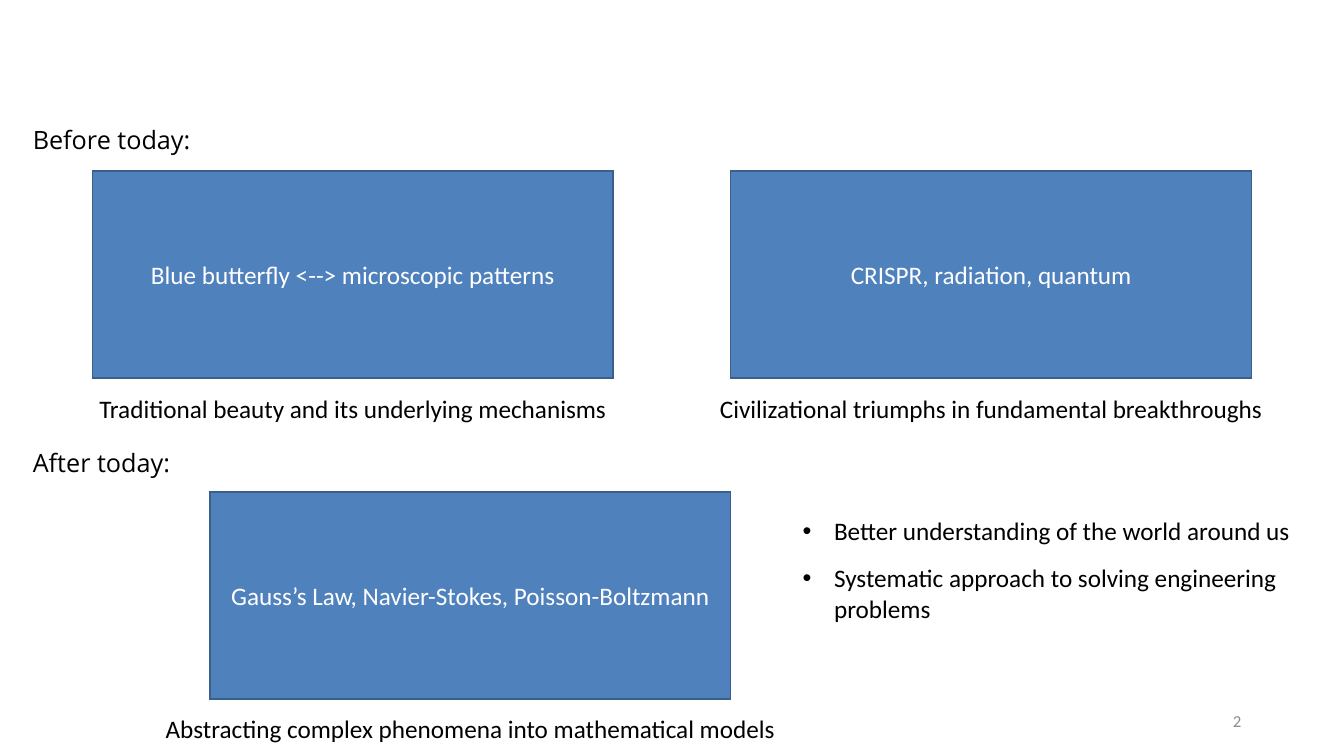
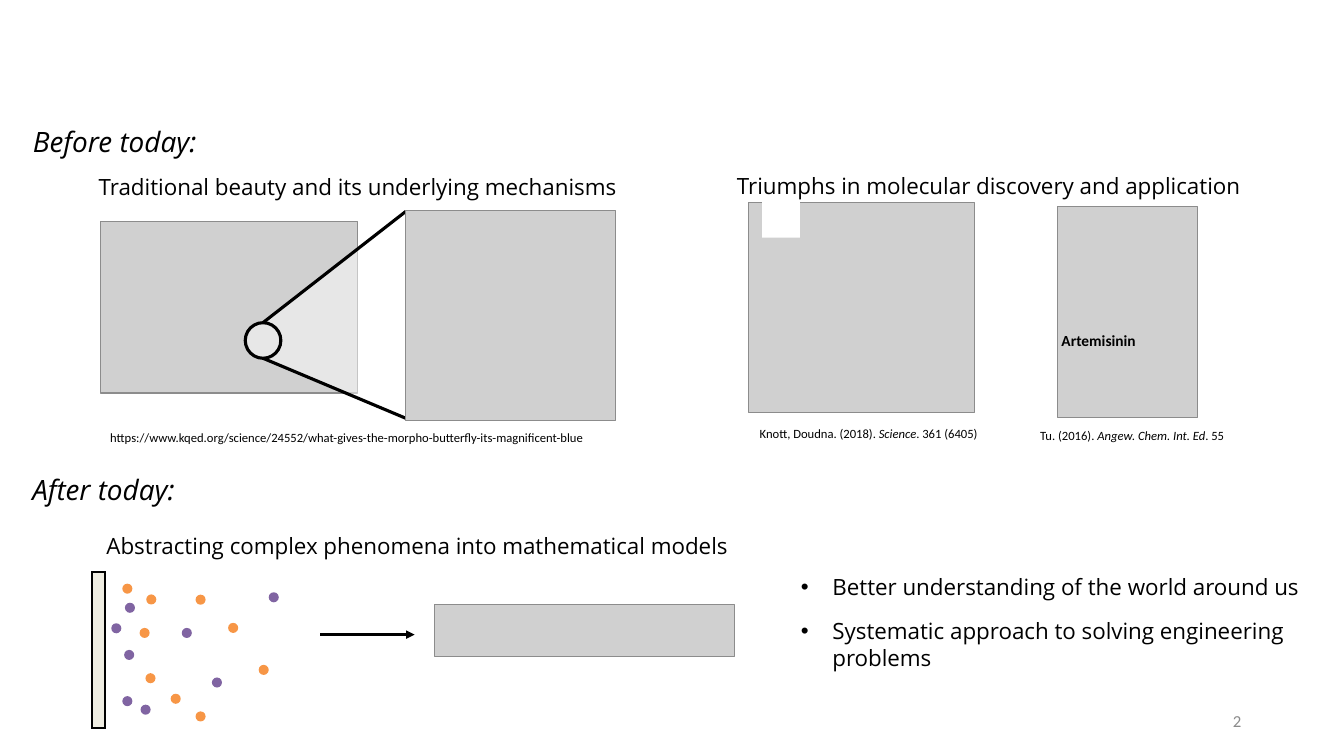
Before and after one commit to tyokokur/presentations, a slide deck: slide 2 of 20230427 CBE Student Colloquium.pptx. Drawn at 1344x756 pixels with LibreOffice and Linux fonts; fonts in the diff are those of the drawing; grey boxes stand for pictures; background and template pictures are left out. Boxes give left, top, right and bottom in pixels: in the first picture for what was removed or moved away, otherwise in the second. Text is boxed around its words. In the diff, an @@ line names an element or a change of style, - is before the commit and + after.

```diff
--- a/20230427 CBE Student Colloquium.pptx
+++ b/20230427 CBE Student Colloquium.pptx
@@ text "Before today:" at [33,130,197,159]: size 18 to 20 pt, italic on @@
@@ size 18 to 16 pt, font Calibri to Open Sans in 3 elements at [832,578,1298,672], [106,537,728,560], [99,178,617,201] @@
@@ text "Traditional beauty and its underlying ...": place and size @@
-text "Traditional beauty and its underlying ..." at [99,400,605,423]
+text "Traditional beauty and its underlying ..." at [99,178,617,201]
@@ rectangle removed at [93,171,614,378] @@
-Blue butterfly <--> microscopic patterns
@@ rectangle removed at [731,171,1252,378] @@
-CRISPR, radiation, quantum
@@ text at [737,177,1240,200]: text changed; size 18 to 16 pt; font Calibri to Open Sans @@
-Civilizational triumphs in fundamental breakthroughs
+Triumphs in molecular discovery and application
@@ picture added at [749,203,975,412] @@
@@ rectangle added at [762,203,801,238], fill #FFFFFF @@
@@ picture added at [1058,207,1198,417] @@
@@ text added at [1061,335,1135,346], 11 pt, text #000000, bold @@
+Artemisinin
@@ group added at [101,211,616,444]: 2 pictures, 2 lines, 1 freeform shape, 1 ellipse, 1 text @@
+https://www.kqed.org/science/24552/what-gives-the-morpho-butterfly-its-magnificent-blue
@@ text added at [760,429,977,440], 9 pt, text #000000 @@
+Knott, Doudna. (2018). Science. 361 (6405)
@@ text added at [1040,431,1224,442], 9 pt, text #000000, italic @@
+Tu. (2016). Angew. Chem. Int. Ed. 55
@@ text "After today:" at [32,478,175,507]: size 18 to 20 pt, italic on @@
@@ text "After today:": place and size @@
-text "After today:" at [33,452,170,478]
+text "After today:" at [32,478,175,507]
@@ rectangle removed at [210,492,731,699] @@
-Gauss’s Law, Navier-Stokes, Poisson-Boltzmann
@@ text "Abstracting complex phenomena into mathematical ...": place and size @@
-text "Abstracting complex phenomena into mathematical ..." at [166,720,775,743]
+text "Abstracting complex phenomena into mathematical ..." at [106,537,728,560]
@@ text "Better understanding of the world ...": place and size @@
-text "Better understanding of the world ..." at [834,522,1289,622]
+text "Better understanding of the world ..." at [832,578,1298,672]
@@ picture added at [435,605,735,656] @@
@@ arrow added from (321, 635) to (414, 635), #000000 2 pt @@
@@ group added at [93,572,279,728]: 17 ellipses, 1 rectangle @@
```
Also in this commit, not shown: 3 other slides changed, 1 slide removed.
